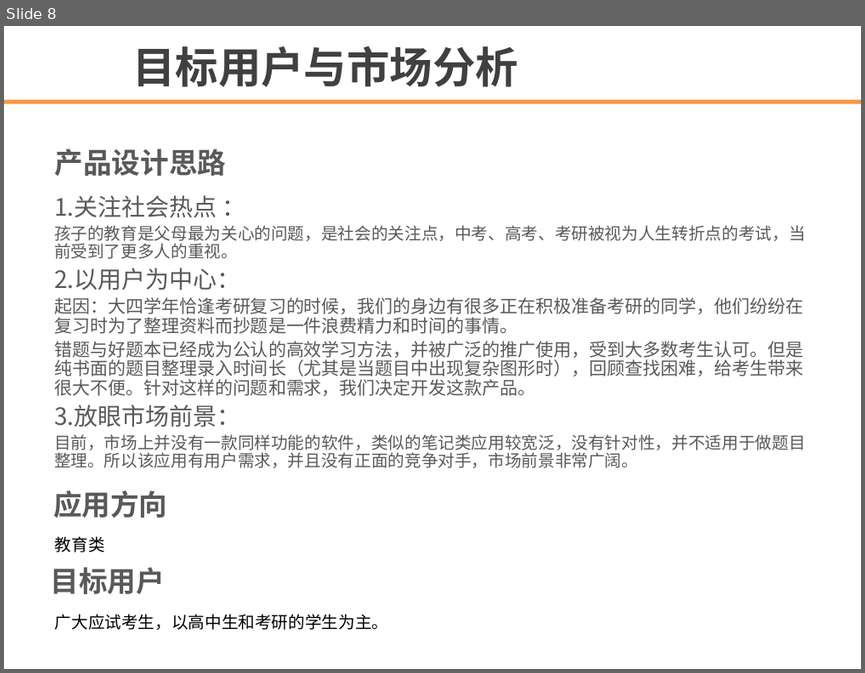
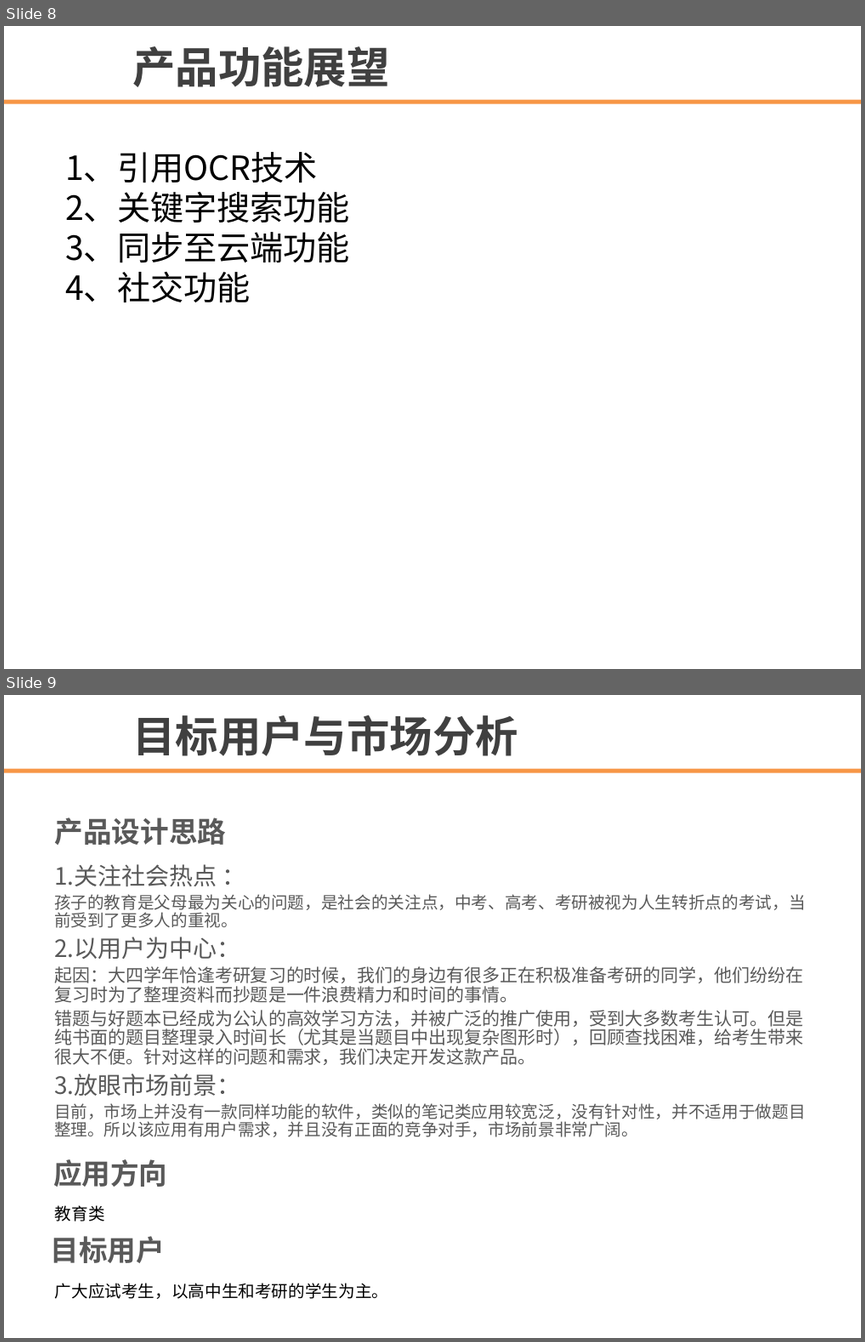
Before and after one commit to biscuit-team/CorrectNote, a slide deck: document/template.ppt. Shown one above the other, each under a label of ours: slide 8 before the commit, slides 8 and 9 after it. The pictures are 865x673 and 865x1342 pixels, drawn with LibreOffice and Linux fonts; fonts in the diff are those of the drawing; background and template pictures are left out. Boxes give left, top, right and bottom in pixels: in the first picture for what was removed or moved away, otherwise in the second. Text is boxed around its words. In the diff, an @@ line names an element or a change of style, - is before the commit and + after.

```diff
--- a/document/template.ppt
+++ b/document/template.ppt
@@ slide 8 added at box(4, 26, 861, 669), background #FFFFFF; not listed: 1 template element that a slide beside it also shows @@
@@ text added at box(132, 46, 389, 87), 36 pt, text #404040, bold @@
+产品功能展望
@@ text added at box(65, 152, 350, 302), 28 pt, text #000000 @@
+1、引用OCR技术
+2、关键字搜索功能
+3、同步至云端功能
+4、社交功能
@@ what was slide 8 is now slide 9 @@
```
Also in this commit, not shown: 2 slides changed, 6 other slides added, 14 other files.
